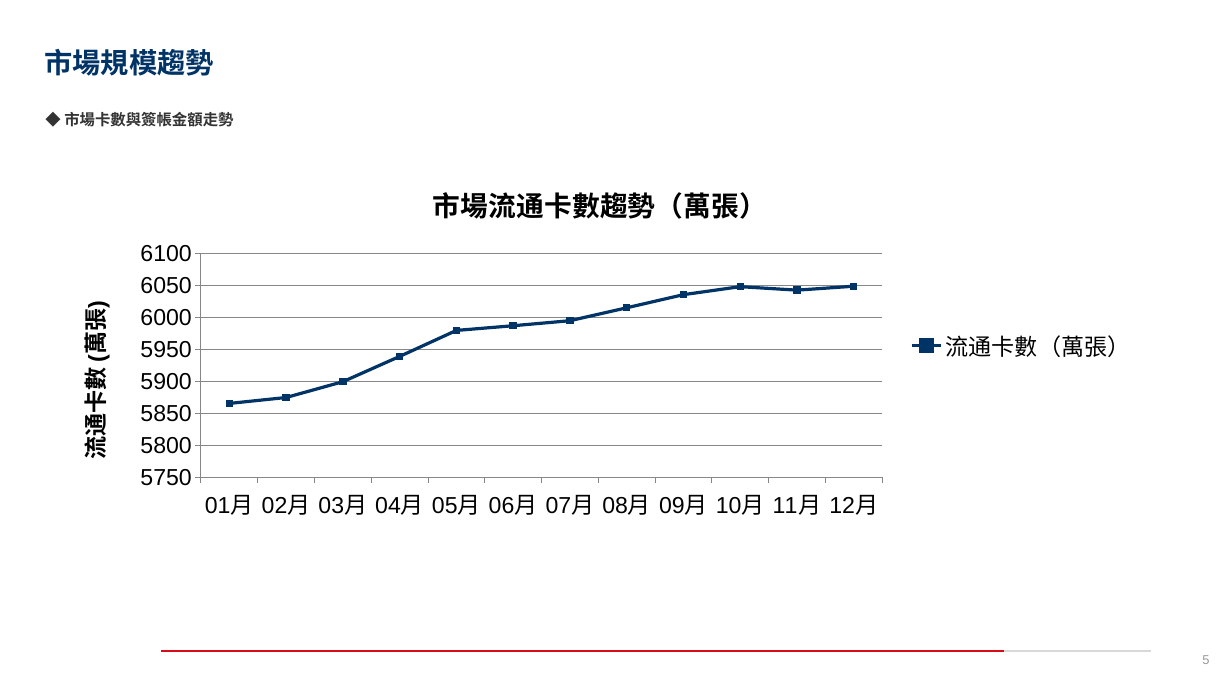
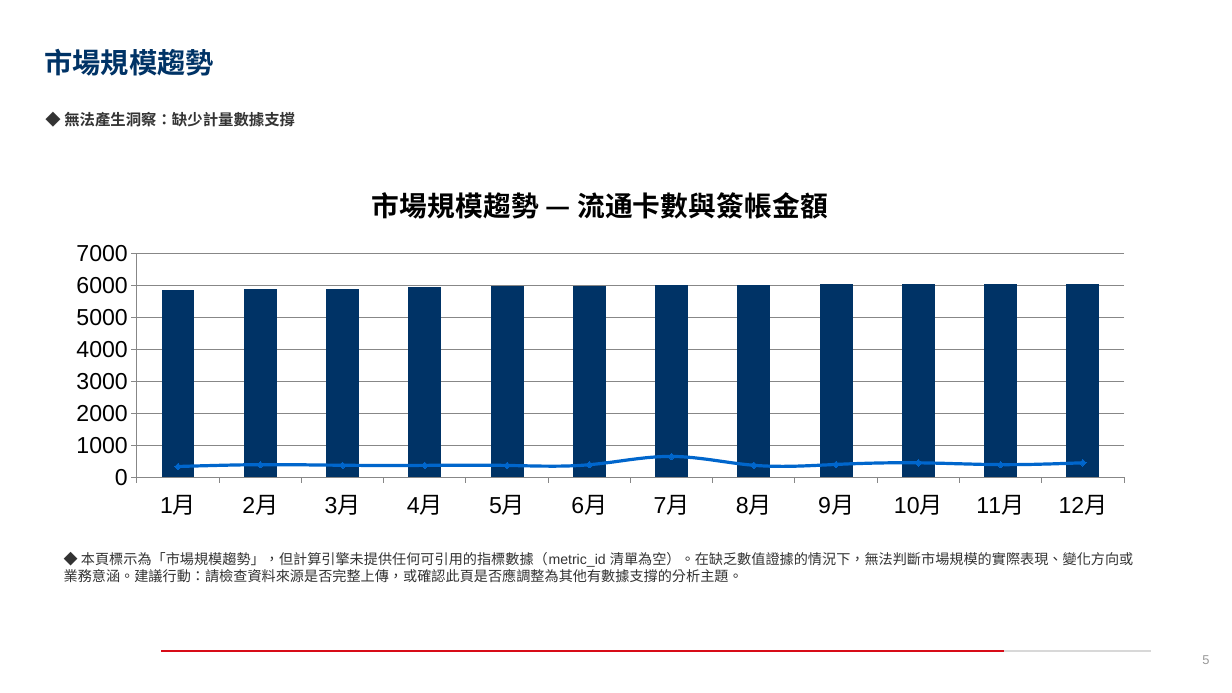
Before and after one commit to stoy95536/2026_AWS_Contest, a slide deck: slide 5 of outputs/final_presentation.pptx. Drawn at 1232x693 pixels with LibreOffice and Linux fonts; fonts in the diff are those of the drawing; background and template pictures are left out. Boxes give left, top, right and bottom in pixels: in the first picture for what was removed or moved away, otherwise in the second. Text is boxed around its words. In the diff, an @@ line names an element or a change of style, - is before the commit and + after.

```diff
--- a/outputs/final_presentation.pptx
+++ b/outputs/final_presentation.pptx
@@ text at [64,112,295,127]: text changed @@
-◆ 市場卡數與簽帳金額走勢
+◆ 無法產生洞察：缺少計量數據支撐
@@ line chart at [55,164,1146,528] @@
@@ line chart to column chart @@
@@ title "市場流通卡數趨勢（萬張）" to "市場規模趨勢 — 流通卡數與簽帳金額" @@
-categories: 01月, 02月, 03月, 04月, 05月, 06月, 07月, 08月, 09月, 10月, 11月, 12月
+categories: 1月, 2月, 3月, 4月, 5月, 6月, 7月, 8月, 9月, 10月, 11月, 12月
-流通卡數（萬張）: 5900, 5900, 5900, 5900, 6000, 6000, 6000, 6000, 6000, 6000, 6000, 6000
+Series 1: 5900, 5900, 5900, 5900, 6000, 6000, 6000, 6000, 6000, 6000, 6000, 6000
+Series 2: 300, 400, 400, 400, 400, 400, 700, 400, 400, 500, 400, 500
@@ value axis title "流通卡數 (萬張)" to "" @@
@@ legend changed @@
@@ text added at [64,552,1133,582], 11 pt, text #333333 @@
+◆ 本頁標示為「市場規模趨勢」，但計算引擎未提供任何可引用的指標數據（metric_id 清單為空）。在缺乏數值證據的情況下，無法判斷市場規模的實際表現、變化方向或業務意涵。建議行動：請檢查資料來源是否完整上傳，或確認此頁是否應調整為其他有數據支撐的分析主題。
```
Also in this commit, not shown: 7 other slides changed, 2 slides added, 2 slides removed, 9 other files.
